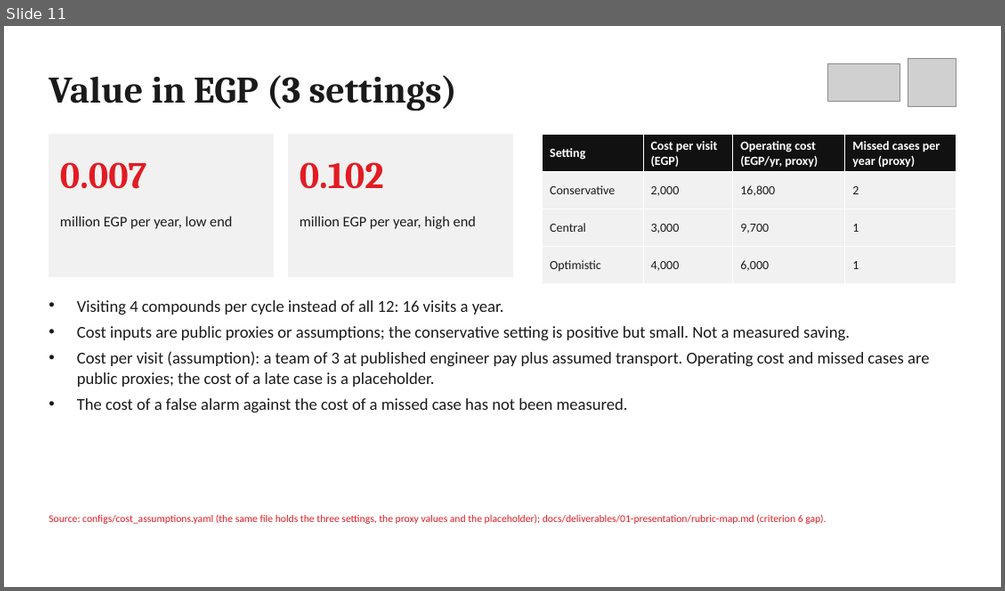
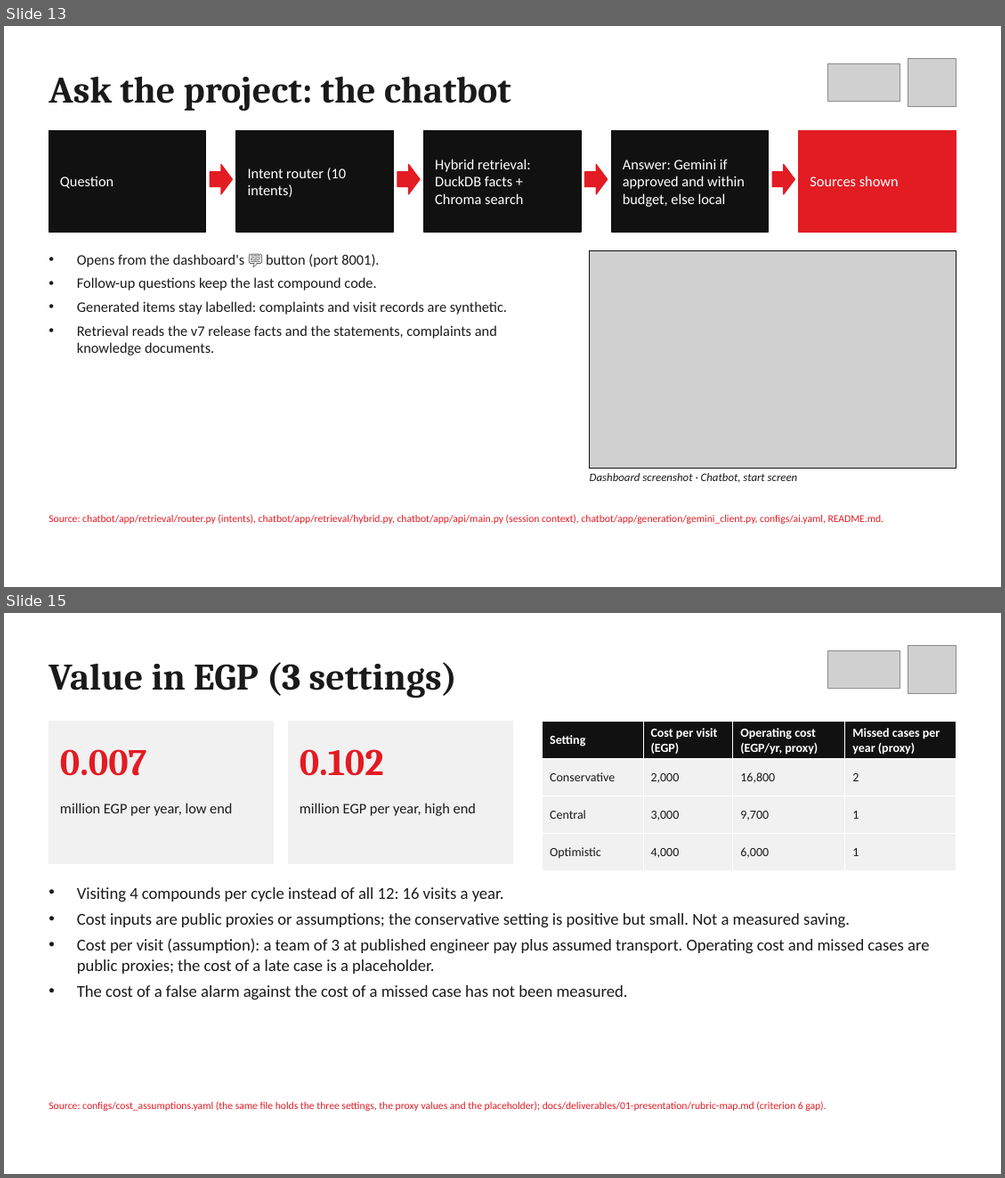
Before and after one commit to elsayedelmandoh/spaceeye-geoai, a slide deck: docs/deliverables/01-presentation/presentation.pptx. Shown one above the other, each under a label of ours: slide 11 before the commit, slides 13 and 15 after it; the slides between them are not shown. The pictures are 1005x591 and 1005x1178 pixels, drawn with LibreOffice and Linux fonts; fonts in the diff are those of the drawing; grey boxes stand for pictures. Boxes give left, top, right and bottom in pixels: in the first picture for what was removed or moved away, otherwise in the second. Text is boxed around its words. In the diff, an @@ line names an element or a change of style, - is before the commit and + after.

Commit message:
docs: deck adds dashboard and chatbot slides (18 slides), rubric map and transcript updated

```diff
--- a/docs/deliverables/01-presentation/presentation.pptx
+++ b/docs/deliverables/01-presentation/presentation.pptx
@@ slide 13 added at (4, 26, 1001, 587), background #FFFFFF @@
@@ text added at (48, 76, 511, 111), 36 pt, text #1A1A1A, bold @@
+Ask the project: the chatbot
@@ picture added at (828, 63, 900, 101) @@
@@ picture added at (908, 58, 956, 106) @@
@@ rectangle added at (48, 131, 206, 232), fill #111111, outline #111111 1 pt @@
@@ rectangle added at (236, 131, 394, 232), fill #111111, outline #111111 1 pt @@
@@ rectangle added at (424, 131, 582, 232), fill #111111, outline #111111 1 pt @@
@@ rectangle added at (611, 131, 769, 232), fill #111111, outline #111111 1 pt @@
@@ rectangle added at (799, 131, 956, 232), fill #E31B23, outline #E31B23 1 pt @@
@@ text added at (435, 159, 531, 204), 14 pt, text #FFFFFF @@
+Hybrid retrieval: DuckDB facts + Chroma search
@@ text added at (60, 176, 113, 188), 14 pt, text #FFFFFF @@
+Question
@@ right arrow added at (210, 164, 232, 194), fill #E31B23, outline #E31B23 1 pt @@
@@ text added at (248, 168, 346, 197), 14 pt, text #FFFFFF @@
+Intent router (10 intents)
@@ right arrow added at (397, 164, 420, 194), fill #E31B23, outline #E31B23 1 pt @@
@@ right arrow added at (585, 164, 607, 194), fill #E31B23, outline #E31B23 1 pt @@
@@ text added at (623, 160, 744, 207), 14 pt, text #FFFFFF @@
+Answer: Gemini if approved and within budget, else local
@@ right arrow added at (773, 164, 795, 194), fill #E31B23, outline #E31B23 1 pt @@
@@ text added at (809, 176, 898, 186), 14 pt, text #FFFFFF @@
+Sources shown
@@ text added at (77, 254, 507, 355), 14 pt, text #1A1A1A @@
+• Opens from the dashboard's 💬 button (port 8001).
+• Follow-up questions keep the last compound code.
+• Generated items stay labelled: complaints and visit records are synthetic.
+• Retrieval reads the v7 release facts and the statements, complaints and knowledge documents.
@@ picture added at (590, 250, 956, 468) @@
@@ rectangle added at (590, 250, 956, 468), outline #111111 0.75 pt @@
@@ text added at (590, 473, 798, 483), 11 pt, text #1A1A1A, italic @@
+Dashboard screenshot · Chatbot, start screen
@@ text added at (48, 514, 884, 524), 10 pt, text #E31B23 @@
+Source: chatbot/app/retrieval/router.py (intents), chatbot/app/retrieval/hybrid.py, chatbot/app/api/main.py (session context), chatbot/app/generation/gemini_client.py, configs/ai.yaml, README.md.
@@ what was slide 11 is now slide 15 @@
```
Also in this commit, not shown: 4 slides changed, 3 other slides added, 8 other files.
